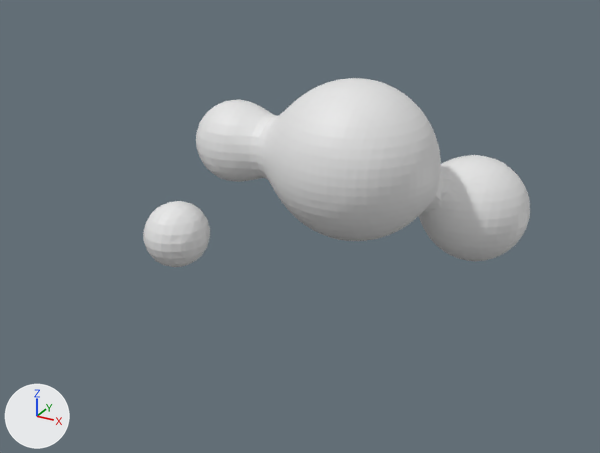
The OBJ model Assets/Models/Stomach/ventre_0009.obj: old version first, new version second.
One viewpoint serves both versions: a 50 mm camera at (70.0, -134.6, 66.9) aimed at (-3.5, -0.9, 0.1). Every picture has the same lights, and +X, +Y and +Z are marked at lower left. Where no turn or scale is listed for an object, it has been applied to the vertices. Vertices at the same position are counted once.

The first picture shows 'ventre_0009'.
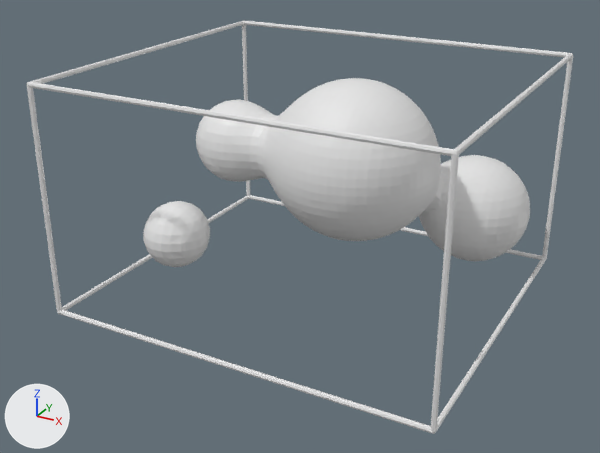
Where the change shows, as pixel boxes (x1, y1, x2, y2) in the pictures (600 x 453 px):
'ventre_0009', reshaped
    before: (143, 78, 530, 267)
    after: (27, 20, 573, 434)
part 1 of me_ventre_0009, added
    after: (27, 20, 573, 434)

What the commit changed:
me_ventre_0009 is used by ob_ventre_0009; location (0.0, 0.0, 0.0).
me_ventre_0009 had 3466 vertices, 4258 faces and spanned x -32.3..35.8, y -25.2..34.4, z -36.5..30.8.
me_ventre_0009 now has 3660 vertices, 4610 faces and spans x -38.4..38.4, y -34.6..34.6, z -12.7..32.5.
me_ventre_0009 part 1: a new loose piece of 208 vertices spanning x -38.4..38.4, y -34.6..34.6, z -12.7..32.5.
